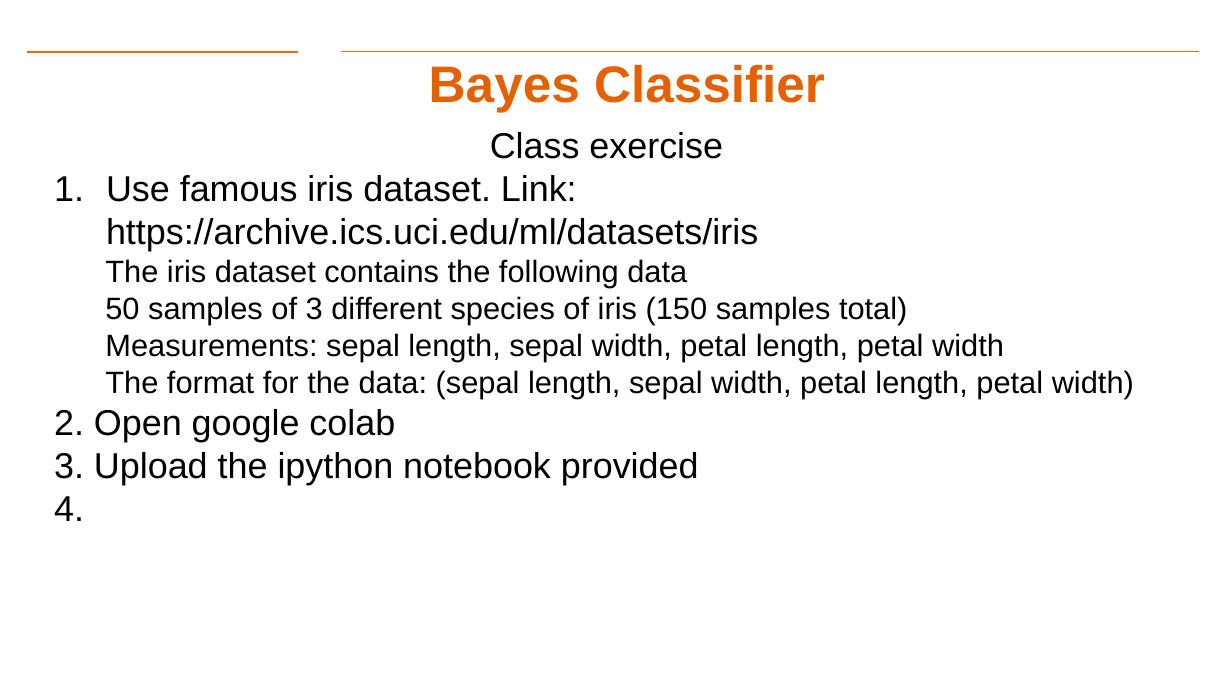
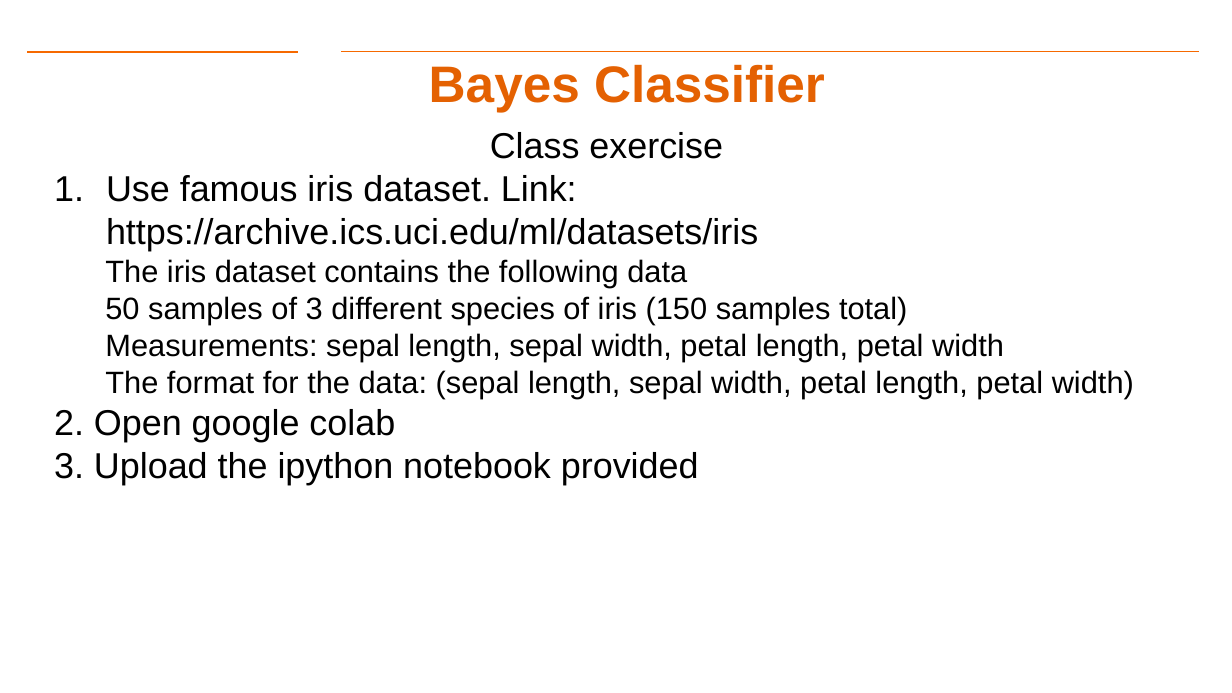
Before and after one commit to gk5951/RIT-DSCI-633-FDS, a slide deck: slide 27 of Syllabus/Lecture02/Lec02.pptx. Drawn at 1232x693 pixels with LibreOffice and Linux fonts; fonts in the diff are those of the drawing; background and template pictures are left out. Boxes give left, top, right and bottom in pixels: in the first picture for what was removed or moved away, otherwise in the second. Text is boxed around its words. In the diff, an @@ line names an element or a change of style, - is before the commit and + after.

```diff
--- a/Syllabus/Lecture02/Lec02.pptx
+++ b/Syllabus/Lecture02/Lec02.pptx
@@ text at <box>54,496,84,521</box>: paragraph removed @@
-4.
```
Also in this commit, not shown: 3 other slides changed, 3 other files.
